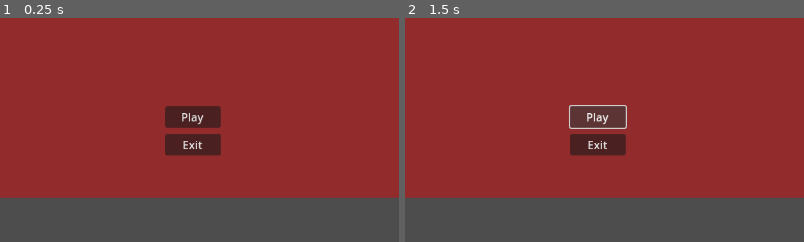
Above: before the commit, frames 1-2 (left to right).
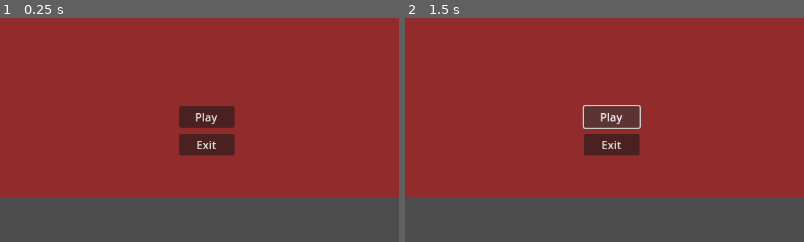
Above: after the commit, the same moments.

Repository: aokiLourenco/Copyright_Survivors_GGJ
Game: Godot game, scene res://src/TitleScreen/menu.tscn
Two runs of this game, one before a commit and one after it. Both use one fixed random seed, a clock stepped at 60 frames per second and the inputs below.
Inputs:
- Up to frame 1 (0.25 s): no input
- Up to frame 2 (1.5 s): click "Play" at 0.5 s; click "Play" at 1.25 s
The pictures show only the part of the screen within x 4-54%, y 19-69%; the shares and areas given below are measured in that part.

The runs differ from the first frame. In frame 1, 1.8% of the frame differs, in the area x 41-59%, y 39-62%; in frame 2, 1.9%, in the area x 41-60%, y 38-62%.
Error before the commit: Attempt to call function 'play' in base 'null instance' on a null instance. (res://src/utility/Button.gd:6)

Commit message:
utility and main screen done

Diff:
--- a/assets/images/player/GUI/item_container.gd
+++ b/assets/images/player/GUI/item_container.gd
@@ -4,4 +4,4 @@
 var upgrade = null
 func _ready():
 	if upgrade != null:
-		$ItemTexture.texture = load(Items.UPGRADES[upgrade]["icon"])
+		$ItemTexture.texture = load(UpgradeDb.UPGRADES[upgrade]["icon"])
--- a/assets/images/player/GUI/item_container.tscn
+++ b/assets/images/player/GUI/item_container.tscn
@@ -1,6 +1,6 @@
 [gd_scene load_steps=2 format=3 uid="uid://dk7bxiyxcncux"]
 
-[ext_resource type="Texture2D" uid="uid://c0xhg3ji6ego6" path="res://Images/Items/EmptyItems/EmptyItem.png" id="1_tqwak"]
+[ext_resource type="Texture2D" uid="uid://c0xhg3ji6ego6" path="res://assets/images/items/EmptyItems/EmptyItem.png" id="1_tqwak"]
 
 [node name="ItemContainer" type="TextureRect"]
 offset_right = 12.0
--- a/src/TitleScreen/menu.tscn
+++ b/src/TitleScreen/menu.tscn
@@ -1,7 +1,7 @@
 [gd_scene load_steps=3 format=3 uid="uid://maqy8qwj4ft"]
 
 [ext_resource type="Script" path="res://src/TitleScreen/menu.gd" id="1_c7jjw"]
-[ext_resource type="Script" path="res://src/utility/Button.gd" id="2_5msay"]
+[ext_resource type="PackedScene" uid="uid://ch4sfe6bn0xeq" path="res://src/utility/button.tscn" id="2_smd1a"]
 
 [node name="Menu" type="Control"]
 layout_mode = 3
@@ -29,24 +29,21 @@
 horizontal_alignment = 1
 vertical_alignment = 1
 
-[node name="btn_play" type="Button" parent="."]
+[node name="btn_play" parent="." instance=ExtResource("2_smd1a")]
 layout_mode = 0
-offset_left = 280.0
+offset_left = 300.0
 offset_top = 250.0
-offset_right = 360.0
+offset_right = 380.0
 offset_bottom = 281.0
 text = "Play"
-icon_alignment = 1
-script = ExtResource("2_5msay")
 
-[node name="btn_exit" type="Button" parent="."]
+[node name="btn_exit" parent="." instance=ExtResource("2_smd1a")]
 layout_mode = 0
-offset_left = 280.0
+offset_left = 300.0
 offset_top = 290.0
-offset_right = 360.0
+offset_right = 380.0
 offset_bottom = 321.0
 text = "Exit"
-script = ExtResource("2_5msay")
 
 [connection signal="click_end" from="btn_play" to="." method="_on_btn_play_click_end"]
 [connection signal="mouse_entered" from="btn_play" to="btn_play" method="_on_mouse_entered"]
--- a/src/utility/button.tscn
+++ b/src/utility/button.tscn
@@ -1,7 +1,18 @@
-[gd_scene format=3 uid="uid://ch4sfe6bn0xeq"]
+[gd_scene load_steps=4 format=3 uid="uid://ch4sfe6bn0xeq"]
+
+[ext_resource type="AudioStream" uid="uid://cv70krhtdnrax" path="res://assets/Sounds/hover.wav" id="1_in4cb"]
+[ext_resource type="Script" path="res://src/utility/button.gd" id="1_n2gv8"]
+[ext_resource type="AudioStream" uid="uid://bbujjluvn4fka" path="res://assets/Sounds/click.wav" id="3_6vvh6"]
 
 [node name="Button" type="Button"]
 custom_minimum_size = Vector2(80, 30)
 offset_right = 8.0
 offset_bottom = 8.0
 text = "Example"
+script = ExtResource("1_n2gv8")
+
+[node name="snd_hover" type="AudioStreamPlayer" parent="."]
+stream = ExtResource("1_in4cb")
+
+[node name="snd_click" type="AudioStreamPlayer" parent="."]
+stream = ExtResource("3_6vvh6")
